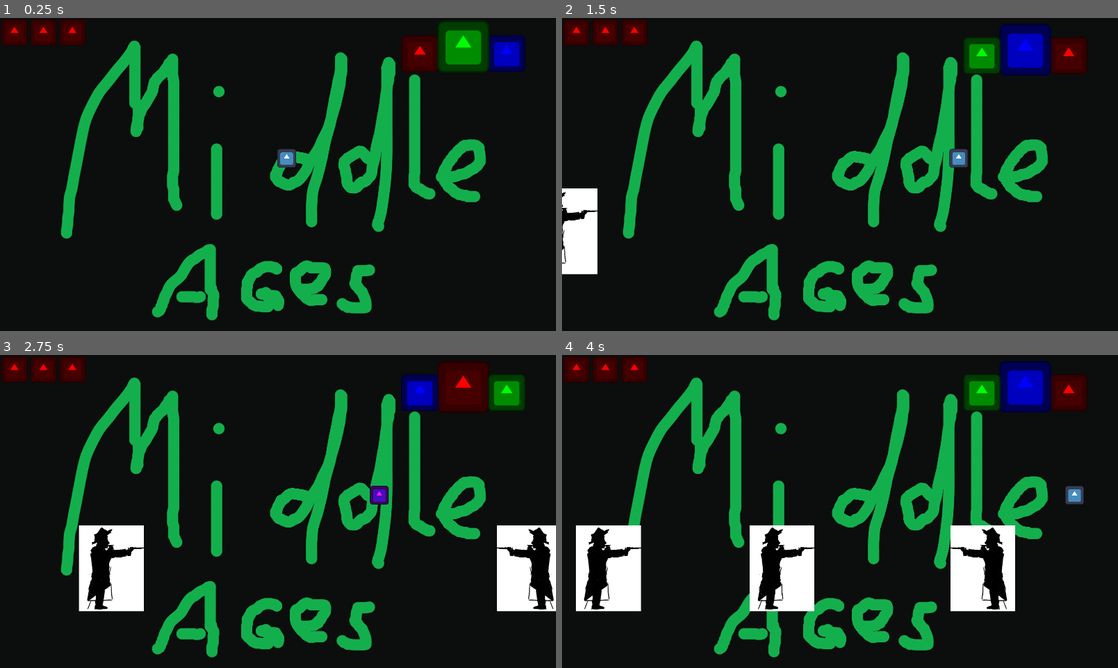
Above: before the commit, frames 1-4 (two rows, left to right).
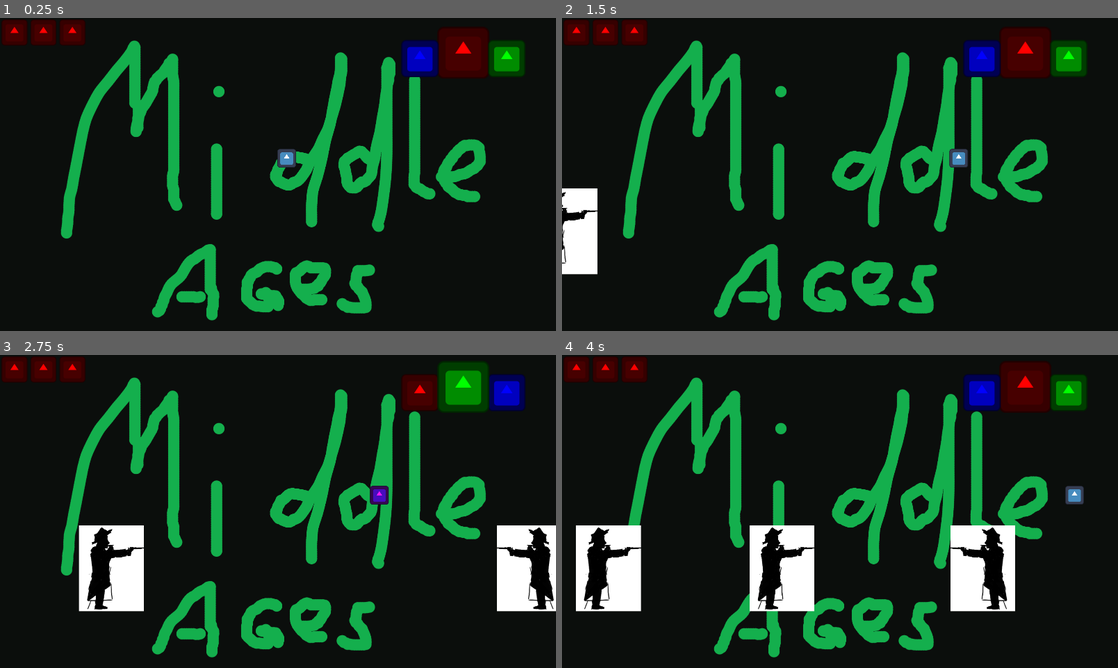
Above: after the commit, the same moments.

Repository: godzilla5hrimp/TheaterJumpShootMan
Game: Godot game, scene res://scenes/main.tscn
Two runs of this game, one before a commit and one after it. Both use one fixed random seed, a clock stepped at 60 frames per second and the inputs below. The engine's default icon, where the game draws it, is replaced by a stand-in: a white triangle on a blue panel in a dark square.
Inputs:
- Up to frame 1 (0.25 s): no input
- Up to frame 2 (1.5 s): tap Enter at 0.5 s; hold Right (moveRight) from 0.53 s (still down); tap M (change_middle_ages) at 0.6 s; tap X (SwapMaskForward) at 0.77 s; tap P (ReduceUIHearts) at 1.35 s
- Up to frame 3 (2.75 s): tap X (SwapMaskForward) at 1.52 s; tap M (change_middle_ages) at 1.55, 2.3 s; release Right (moveRight) at 2.03 s; hold Left (moveLeft) from 2.03 s (still down); tap E (change_mask_next) at 2.1 s
- Up to frame 4 (4 s): release Left (moveLeft) at 2.78 s; hold Right (moveRight) from 2.78 s (still down); tap Q (change_mask_previous) at 2.85 s; tap X (SwapMaskForward) at 3.02, 3.77 s; tap M (change_middle_ages) at 3.05, 3.6 s

The runs differ from the first frame. In frame 1, 3.3% of the frame differs, in the area x 72-95%, y 1-19%; in frame 2, 3.1%; in frame 3, 3.0%; in frame 4, 3.0%.

Commit message:
Ui mask changes
now properly uses the signals

Diff:
--- a/mask-game-jam-game/UI.tscn
+++ b/mask-game-jam-game/UI.tscn
@@ -1,7 +1,6 @@
 [gd_scene format=3 uid="uid://jsgas4rut0y5"]
 
 [ext_resource type="Script" uid="uid://bira16qi4x7o0" path="res://ui.gd" id="1_3b2b5"]
-[ext_resource type="Script" uid="uid://vlimylivekbq" path="res://mask_swap_ui.gd" id="2_3b2b5"]
 [ext_resource type="Texture2D" uid="uid://c5luofnynhjcw" path="res://icon.svg" id="3_g6l6n"]
 
 [node name="Control" type="Control" unique_id=192384161]
@@ -40,20 +39,19 @@
 anchors_preset = 0
 offset_right = 40.0
 offset_bottom = 40.0
-script = ExtResource("2_3b2b5")
 
-[node name="MaskSwapRedmask" type="Sprite2D" parent="Mask Swap UI" unique_id=68561277]
+[node name="MaskSwapBlockmask" type="Sprite2D" parent="Mask Swap UI" unique_id=68561277]
 modulate = Color(1, 0, 0, 1)
-position = Vector2(1450, 124)
+position = Vector2(1600, 120)
+scale = Vector2(1.4, 1.4)
 texture = ExtResource("3_g6l6n")
 
-[node name="MaskSwapBluemask" type="Sprite2D" parent="Mask Swap UI" unique_id=264515319]
+[node name="MaskSwapMovemask" type="Sprite2D" parent="Mask Swap UI" unique_id=264515319]
 modulate = Color(0, 0, 1, 1)
-position = Vector2(1750, 123)
+position = Vector2(1450, 140)
 texture = ExtResource("3_g6l6n")
 
-[node name="MaskSwapGreenmask" type="Sprite2D" parent="Mask Swap UI" unique_id=1081555142]
+[node name="MaskSwapAttackmask" type="Sprite2D" parent="Mask Swap UI" unique_id=1081555142]
 modulate = Color(0, 1, 0, 1)
-position = Vector2(1600, 99)
-scale = Vector2(1.4, 1.4)
+position = Vector2(1750, 140)
 texture = ExtResource("3_g6l6n")
--- a/mask-game-jam-game/project.godot
+++ b/mask-game-jam-game/project.godot
@@ -88,7 +88,7 @@
 ]
 }
 change_middle_ages={
-"deadzone": -1.2,
+"deadzone": 0.2,
 "events": [Object(InputEventKey,"resource_local_to_scene":false,"resource_name":"","device":-1,"window_id":0,"alt_press …(192 unchanged characters)…
 ]
 }
@@ -108,11 +108,6 @@
 "events": [Object(InputEventKey,"resource_local_to_scene":false,"resource_name":"","device":-1,"window_id":0,"alt_press …(192 unchanged characters)…
 ]
 }
-change_middle_ages={
-"deadzone": 0.2,
-"events": [Object(InputEventKey,"resource_local_to_scene":false,"resource_name":"","device":-1,"window_id":0,"alt_pressed":false,"shift_pressed":false,"ctrl_pressed":false,"meta_pressed":false,"pressed":false,"keycode":0,"physical_keycode":77,"key_label":0,"unicode":109,"location":0,"echo":false,"script":null)
-]
-}
 
 [layer_names]
 
--- a/mask-game-jam-game/scenes/main.tscn
+++ b/mask-game-jam-game/scenes/main.tscn
@@ -33,6 +33,7 @@
 
 [connection signal="hit" from="Actor" to="Control" method="_on_actor_hit"]
 [connection signal="mask_changed" from="Actor" to="." method="_on_actor_mask_changed"]
+[connection signal="mask_changed" from="Actor" to="Control" method="_on_actor_mask_changed"]
 [connection signal="middle_ages" from="LevelManager" to="." method="_on_level_manager_middle_ages"]
 [connection signal="noire" from="LevelManager" to="." method="_on_level_manager_noire"]
 [connection signal="puppets" from="LevelManager" to="." method="_on_level_manager_puppets"]
--- a/mask-game-jam-game/ui.gd
+++ b/mask-game-jam-game/ui.gd
@@ -1,5 +1,11 @@
 extends Control
 var HeartAmount = 3
+var PosCurrentMask = Vector2(1600,110)
+var SizeCurrentMask = Vector2(1.4,1.4)
+var PosPreviousMask = Vector2(1450,130)
+var SizePreviousMask = Vector2(1,1)
+var PosNextMask = Vector2(1750,130)
+var SizeNextMask = Vector2(1,1)
 
 # Called when the node enters the scene tree for the first time.
 func _ready() -> void:
@@ -12,11 +18,36 @@
 
 
 func _on_actor_hit(lives: Variant, healthbar: Variant) -> void:
-	HeartAmount -=1
-	print (HeartAmount)
-	if HeartAmount == 2:
+	print (lives)
+	if lives == 2:
 		$HeartsUI/Hp3.hide()
-	if HeartAmount == 1:
+	if lives == 1:
 		$HeartsUI/Hp2.hide()
-	if HeartAmount == 0:
+	if lives == 0:
 		$HeartsUI/Hp1.hide()
+
+
+func _on_actor_mask_changed(mask_changed: Variant) -> void:
+	#eprint ("movemask")
+	print (mask_changed)
+	if mask_changed == "block":
+		$"Mask Swap UI/MaskSwapBlockmask".position = PosCurrentMask #block/Midevial
+		$"Mask Swap UI/MaskSwapBlockmask".scale = SizeCurrentMask #block/Midevial
+		$"Mask Swap UI/MaskSwapMovemask".position = PosPreviousMask #Movement
+		$"Mask Swap UI/MaskSwapMovemask".scale = SizePreviousMask #Movement
+		$"Mask Swap UI/MaskSwapAttackmask".position = PosNextMask #Attack
+		$"Mask Swap UI/MaskSwapAttackmask".scale = SizeNextMask #Attack
+	if mask_changed == "attack":
+		$"Mask Swap UI/MaskSwapAttackmask".position = PosCurrentMask
+		$"Mask Swap UI/MaskSwapAttackmask".scale = SizeCurrentMask
+		$"Mask Swap UI/MaskSwapBlockmask".position = PosPreviousMask
+		$"Mask Swap UI/MaskSwapBlockmask".scale = SizePreviousMask
+		$"Mask Swap UI/MaskSwapMovemask".position = PosNextMask
+		$"Mask Swap UI/MaskSwapMovemask".scale = SizeNextMask
+	if mask_changed == "movement":
+		$"Mask Swap UI/MaskSwapMovemask".position = PosCurrentMask
+		$"Mask Swap UI/MaskSwapMovemask".scale = SizeCurrentMask
+		$"Mask Swap UI/MaskSwapAttackmask".position = PosPreviousMask
+		$"Mask Swap UI/MaskSwapAttackmask".scale = SizePreviousMask
+		$"Mask Swap UI/MaskSwapBlockmask".position = PosNextMask
+		$"Mask Swap UI/MaskSwapBlockmask".scale = SizeNextMask
Not shown: 1 places in mask-game-jam-game/scenes/main.tscn that only renumber resources
